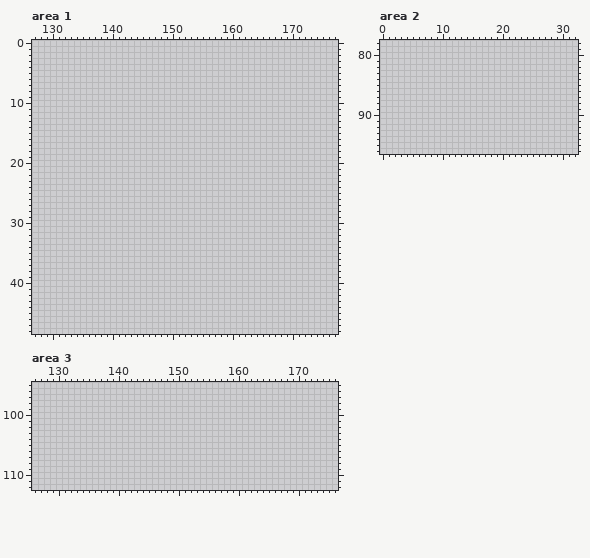
Two versions of one pixel-art file, res/atlas.aseprite. The picture above was drawn from the file before the commit.
1024x1024 pixels, 1 frame. Colours within 5 levels of each other are drawn and written as one. Shown: area 1: x 127..177, y 0..48; area 2: x 0..32, y 78..96; area 3: x 126..176, y 95..112. The commit also changed other parts of the picture, which this record leaves out.
Now the later version:
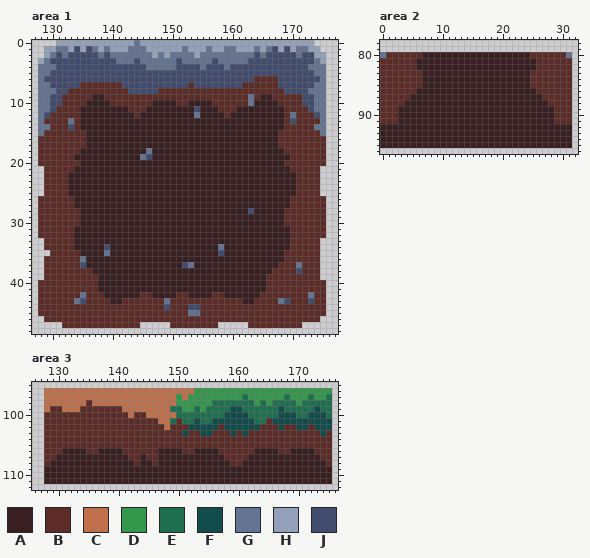
Palette (. is transparent): A #391f21  B #5d2c28  C #bf6f4a  D #33984b  E #1e6f50  F #134c4c  G #657392  H #92a1b9  J #424c6e
The exact change:
Changed rows in their new state; - is an unchanged pixel.
Area 1:
first column x 128:
 0 ---HHHHHHHHHHHHHGHHHHHHHHHHHHHHHHHHHHHHHHHHHHH--
 1 -HHGGHJHJGHGHHHGGGHHHHHHGHHHGHHGGHHHGHGJHJHGGHH-
 2 -HGJGJJJJJGJGGGGGGGHGHGGGGHGGGGGGGGGJGJJJJJGJJHH
 3 HGJJJJJJJJJJJGGGJGGGGGGJGGGGGJGGGGGJJJJJJJJJJJGH
 4 GGGJJJJJJJJJJJJJJJGGGGGJJJJGJJJGJJJJJJJJJJJJJGGG
 5 GGJJJJJJJJJJJJJJJJJJJJJJJJJJJJJJJJJJJJJJJJJJJJGG
 6 GJJJJJJJJJJJJJJJJJJJJJJJJJJJJJJJJJJJBBBBJJJJJJJG
 7 GGJJJJJBBBBBBBJJJJJJJJJJJBJJJJJJJJBBBBBBJJJJJJGG
 8 GGGJJBBBBBBBBBBJJJJJBBBBBBBBBBBBBBBBBBBBBJJJJGGG
 9 GGJJBBBBBAABBBBBBBBBBBBBBBBBBBBBBBBGBAABBBBBJJGG
10 GGJJBBBBAAAABBBBBBBAAAABBAAAABBBBBBGAAAABBBBJJGG
11 GGJBBBBAAAAAAAABBBAAAAAAAAJAAABBBAAAAAAAABBBBJGG
12 GJBBBBBAAAAAAAAABAAAAAAAAAGAAAABAAAAAAAAABGBBBJG
13 GBBBBGBAAAAAAAAAAAAAAAAAAAAAAAAAAAAAAAAAABJBBBBG
14 GGBBBJBAAAAAAAAAAAAAAAAAAAAAAAAAAAAAAAAAABBBBBGG
15 GBBBBBBBAAAAAAAAAAAAAAAAAAAAAAAAAAAAAAAABBBBBBBG
16 BBBBBBBBAAAAAAAAAAAAAAAAAAAAAAAAAAAAAAAABBBBBBBB
17 BBBBBBBBAAAAAAAAAAAAAAAAAAAAAAAAAAAAAAAABBBBBBBB
18 BBBBBBBAAAAAAAAAAAGAAAAAAAAAAAAAAAAAAAAAABBBBBBB
19 BBBBBBAAAAAAAAAAAGJAAAAAAAAAAAAAAAAAAAAAAABBBBBB
20 BBBBBBBAAAAAAAAAAAAAAAAAAAAAAAAAAAAAAAAAABBBBBBB
21 -BBBBBAAAAAAAAAAAAAAAAAAAAAAAAAAAAAAAAAAAABBBBB-
22 -BBBBAAAAAAAAAAAAAAAAAAAAAAAAAAAAAAAAAAAAAABBBB-
23 -BBBBAAAAAAAAAAAAAAAAAAAAAAAAAAAAAAAAAAAAAABBBB-
24 -BBBBAAAAAAAAAAAAAAAAAAAAAAAAAAAAAAAAAAAAAABBBB-
25 -BBBBAAAAAAAAAAAAAAAAAAAAAAAAAAAAAAAAAAAAAABBBB-
26 BBBBBBAAAAAAAAAAAAAAAAAAAAAAAAAAAAAAAAAAAABBBBBB
27 BBBBBBAAAAAAAAAAAAAAAAAAAAAAAAAAAAAAAAAAAABBBBBB
28 BBBBBBBAAAAAAAAAAAAAAAAAAAAAAAAAAAAJAAAAABBBBBBB
29 BBBBBBBAAAAAAAAAAAAAAAAAAAAAAAAAAAAAAAAAABBBBBBB
30 BBBBBBBAAAAAAAAAAAAAAAAAAAAAAAAAAAAAAAAAABBBBBBB
31 BBBBBBAAAAAAAAAAAAAAAAAAAAAAAAAAAAAAAAAAAABBBBBB
32 BBBBBBAAAAAAAAAAAAAAAAAAAAAAAAAAAAAAAAAAAABBBBBB
33 -BBBBBAAAAAAAAAAAAAAAAAAAAAAAAAAAAAAAAAAAABBBBB-
34 -BBBBBAAAAAJAAAAAAAAAAAAAAAAAAGAAAAAAAAAAABBBBB-
35 --BBBBBAAAAGAAAAAAAAAAAAAAAAAAJAAAAAAAAAABBBBBB-
36 -BBBBBBGAAAAAAAAAAAAAAAAAAAAAAAAAAAAAAAAABBBBBB-
37 -BBBBBBJAAAAAAAAAAAAAAAAJGAAAAAAAAAAAAAABBBGBBB-
38 -BBBBBBBBAAAAAAAAAAAAAAAAAAAAAAAAAAAAAABBBBJBBB-
39 -BBBBBBBBBAAAAAAAAAAAAAAAAAAAAAAAAAAAABBBBBBBBB-
40 BBBBBBBBBBAAAAAAAAAAAAAAAAAAAAAAAAAAAABBBBBBBBBB
41 BBBBBBBBBBAAAAAAAAAAAAAAAAAAAAAAAAAAAABBBBBBBBBB
42 BBBBBBBGBBBAAAAAABBAAAABBAAAABBAAAAAABBBBBBBBGBB
43 BBBBBBGJBBBBAABBBBBBBGBBBBBBBBBBBBAABBBBGJBBBJBB
44 BBBBBBBBBBBBBBBBBBBBBJBBBJJBBBBBBBBBBBBBBBBBBBBB
45 BBBBBBBBBBBBBBBBBBBBBBBBBGGBBBBBBBBBBBBBBBBBBBBB
46 -BBBBBBBBBBBBBBBBBBBBBBBBBBBBBBBBBBBBBBBBBBBBBB-
47 ----BBBBBBBBBBBBB-----BBBBBBBB-----BBBBBBBBB----
Area 2:
first column x 0:
80 GBBBBBBAAAAAAAAAAAAAAAAAABBBBBBG
81 BBBBBBAAAAAAAAAAAAAAAAAAAABBBBBB
82 BBBBBBAAAAAAAAAAAAAAAAAAAABBBBBB
83 BBBBBBBAAAAAAAAAAAAAAAAAABBBBBBB
84 BBBBBBBAAAAAAAAAAAAAAAAAABBBBBBB
85 BBBBBBBAAAAAAAAAAAAAAAAAABBBBBBB
86 BBBBBBAAAAAAAAAAAAAAAAAAAABBBBBB
87 BBBBBAAAAAAAAAAAAAAAAAAAAAABBBBB
88 BBBBAAAAAAAAAAAAAAAAAAAAAAAABBBB
89 BBBAAAAAAAAAAAAAAAAAAAAAAAAAABBB
90 BBBAAAAAAAAAAAAAAAAAAAAAAAAAABBB
91 BBBAAAAAAAAAAAAAAAAAAAAAAAAAABBB
92 AAAAAAAAAAAAAAAAAAAAAAAAAAAAAAAA
93 AAAAAAAAAAAAAAAAAAAAAAAAAAAAAAAA
94 AAAAAAAAAAAAAAAAAAAAAAAAAAAAAAAA
95 AAAAAAAAAAAAAAAAAAAAAAAAAAAAAAAA
Area 3:
first column x 128:
 96 CCCCCCCCCCCCCCCCCCCCCCCCCDDDDDDDDDDDDDDDDDDDDDDD
 97 CCCCCCCCCCCCCCCCCCCCCCDCDDDDDDDDDEDDDDDDEDDDEDDE
 98 CCCCCCCBCCCCCCCCCCCCCCDDDDDDEEEEEEEDEDEEEEDEEEEE
 99 CBBCCCBBBBBBBCCCCCCCCEEDDEDEEEEFFEEEEEEFEEEEEFEE
100 BBBBBBBBBBBBBBCBBCCCCCEEEEEEEEFFFFEEEEEFFFEEFFFE
101 BBBBBBBBBBBBBBBBBBBCCEBEEFEEFFFFFFFEEBFFFFFFFFFF
102 BBBBBBBBBBBBBBBBBBBBCBBBFFFFFBFFFFFFBBBFBBFFBFFF
103 BBBBBBBBBBBBBBBBBBBBBBBFBBFFBBBFBFBBBBBBBBBBBBFB
104 BBBBBBBBBBBBBBBBBBBBBBBBBBBBBBBBBBBBBBBBBBBBBBBB
105 BBBBBBBBBBBBBBBBBBBBBBBBBBBBBBBBBBBBBBBBBBBBBBBB
106 BBBAAAABBAAAABBBBBBAAAABBAAAABBBBBBAAAABBAAAABBB
107 BBAAAAAAAAAAAABBABBAAAAAAAAAAABBBBAAAAAAAAAAAABB
108 BAAAAAAAAAAAAAABAABAAAAAAAAAAAABBAAAAAAAAAAAAAAB
109 AAAAAAAAAAAAAAAAAAAAAAAAAAAAAAAAAAAAAAAAAAAAAAAA
110 AAAAAAAAAAAAAAAAAAAAAAAAAAAAAAAAAAAAAAAAAAAAAAAA
111 AAAAAAAAAAAAAAAAAAAAAAAAAAAAAAAAAAAAAAAAAAAAAAAA
Changed places in both pictures, as pixel boxes (x1, y1, x2, y2):
added: (38, 40, 326, 328)
added: (380, 52, 572, 148)
added: (44, 388, 332, 484)
